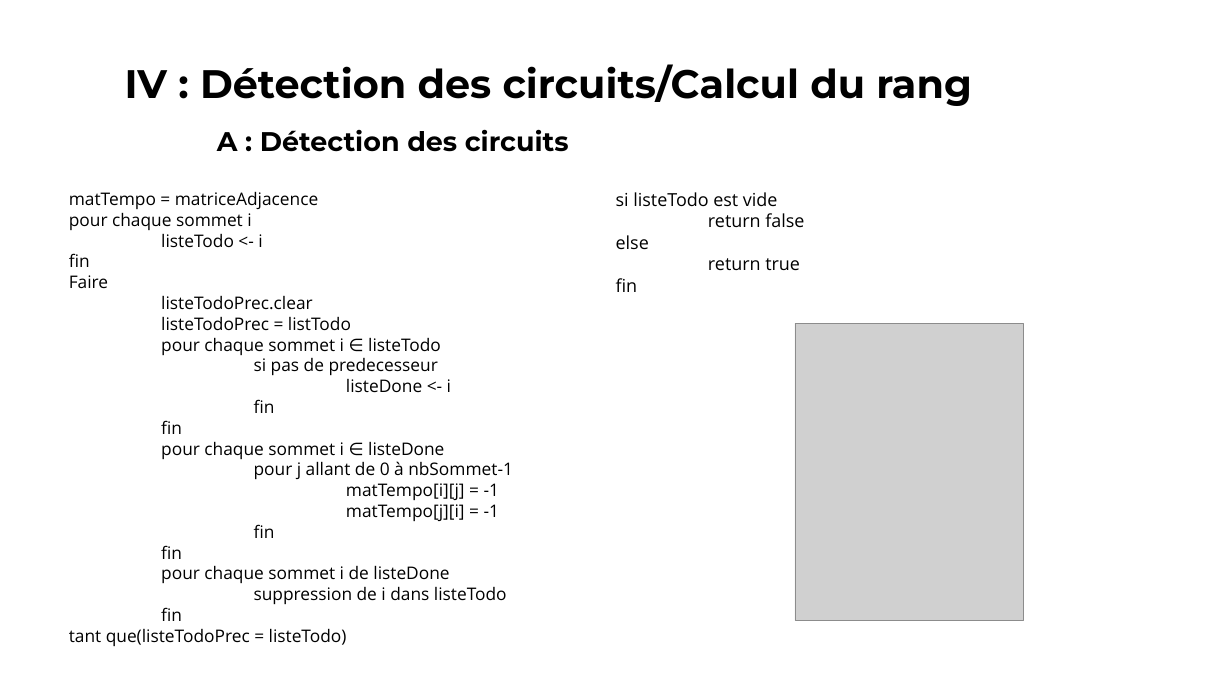
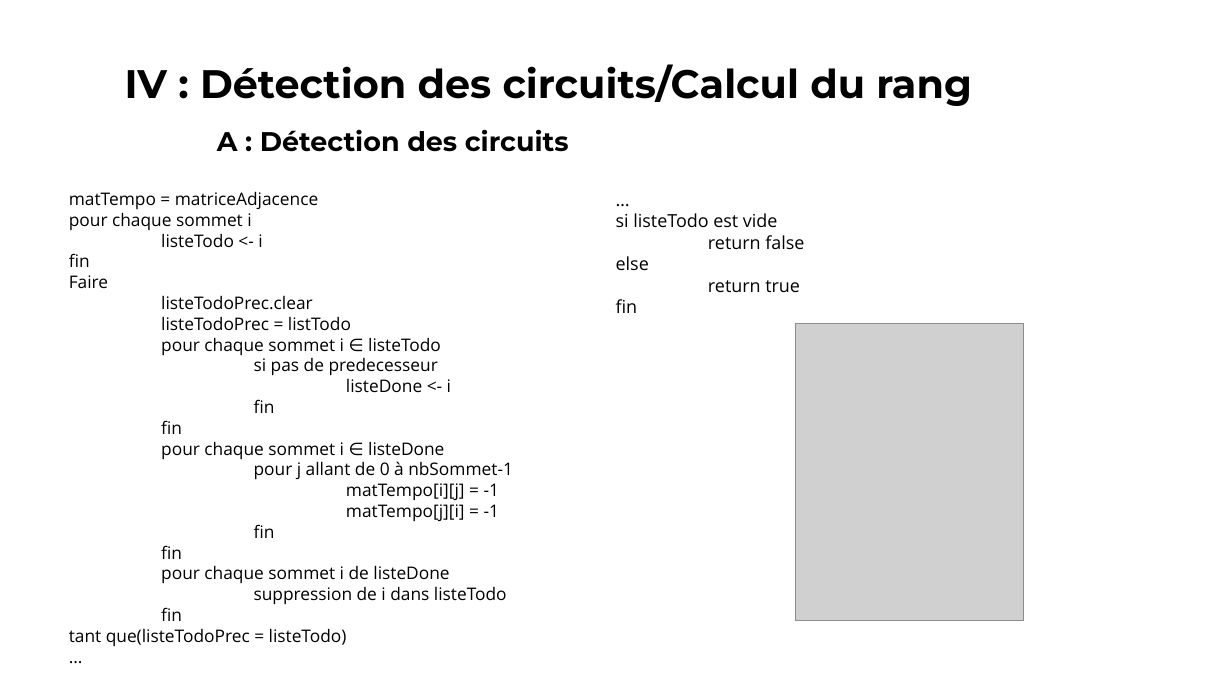
Before and after one commit to vincentdbs/ProjetTheorieDesGraphes, a slide deck: slide 9 of A4_Presentation.pptx. Drawn at 1232x693 pixels with LibreOffice and Linux fonts; fonts in the diff are those of the drawing; grey boxes stand for pictures. Boxes give left, top, right and bottom in pixels: in the first picture for what was removed or moved away, otherwise in the second. Text is boxed around its words. In the diff, an @@ line names an element or a change of style, - is before the commit and + after.

```diff
--- a/A4_Presentation.pptx
+++ b/A4_Presentation.pptx
@@ text at (x1=69, y1=191, x2=513, y2=646): paragraph added @@
+…
@@ text at (x1=616, y1=213, x2=804, y2=313): paragraph added @@
+…
```
Also in this commit, not shown: 2 other slides changed, 2 slides added.
